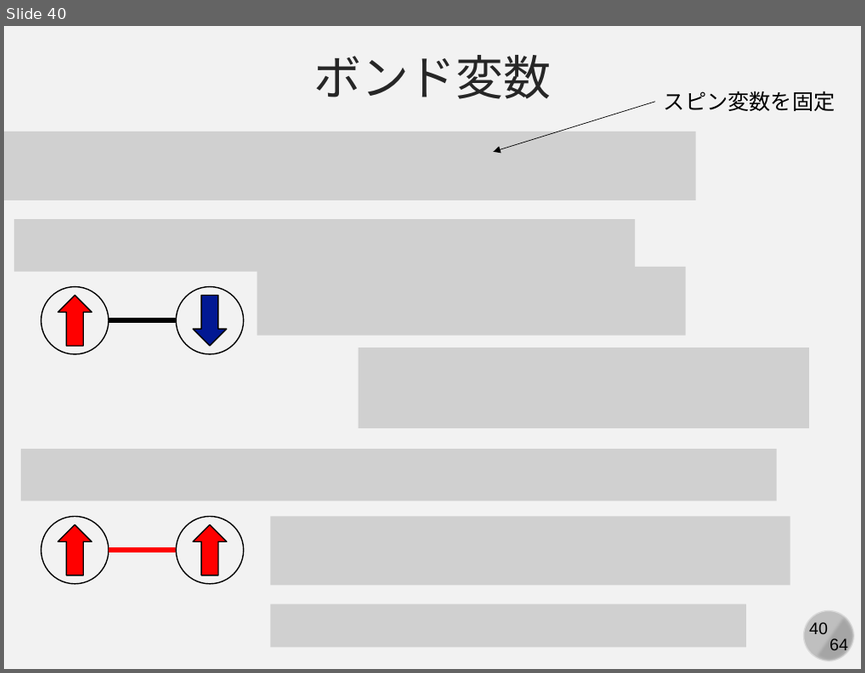
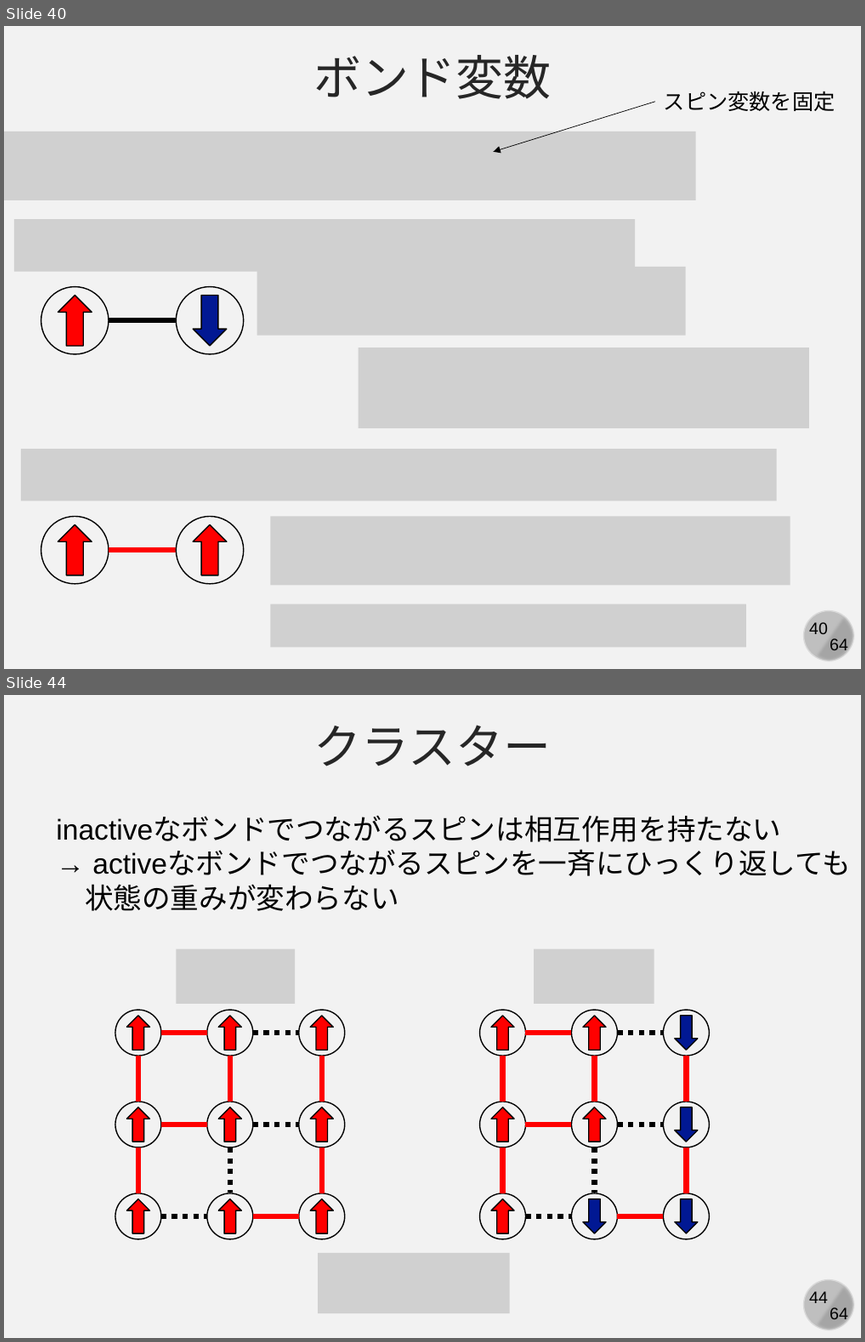
Before and after one commit to kaityo256/simulation_engineering, a slide deck: 04_mc_advanced/simulation04.pptx. Shown one above the other, each under a label of ours: slide 40 before the commit, slides 40 and 44 after it; the slides between them are not shown. The pictures are 865x673 and 865x1342 pixels, drawn with LibreOffice and Linux fonts; fonts in the diff are those of the drawing; grey boxes stand for pictures. Boxes give left, top, right and bottom in pixels: in the first picture for what was removed or moved away, otherwise in the second. Text is boxed around its words. In the diff, an @@ line names an element or a change of style, - is before the commit and + after.

```diff
--- a/04_mc_advanced/simulation04.pptx
+++ b/04_mc_advanced/simulation04.pptx
@@ slide 44 added at (4,695,861,1338), background #F2F2F2; not listed: 4 template elements that a slide beside it also shows @@
@@ text added at (314,725,551,766), 40 pt, text #262626 @@
+クラスター
@@ text added at (56,817,851,911), 24 pt, text #000000 @@
+inactiveなボンドでつながるスピンは相互作用を持たない
+→ activeなボンドでつながるスピンを一斉にひっくり返しても
+状態の重みが変わらない
@@ picture added at (177,948,296,1004) @@
@@ picture added at (534,948,654,1004) @@
@@ group added at (115,1009,345,1239): 12 lines, 9 ellipses, 9 down arrows @@
@@ group added at (479,1009,710,1239): 12 lines, 9 ellipses, 9 down arrows @@
@@ picture added at (318,1253,510,1314) @@
```
Also in this commit, not shown: 1 slide changed, 11 other slides added.
